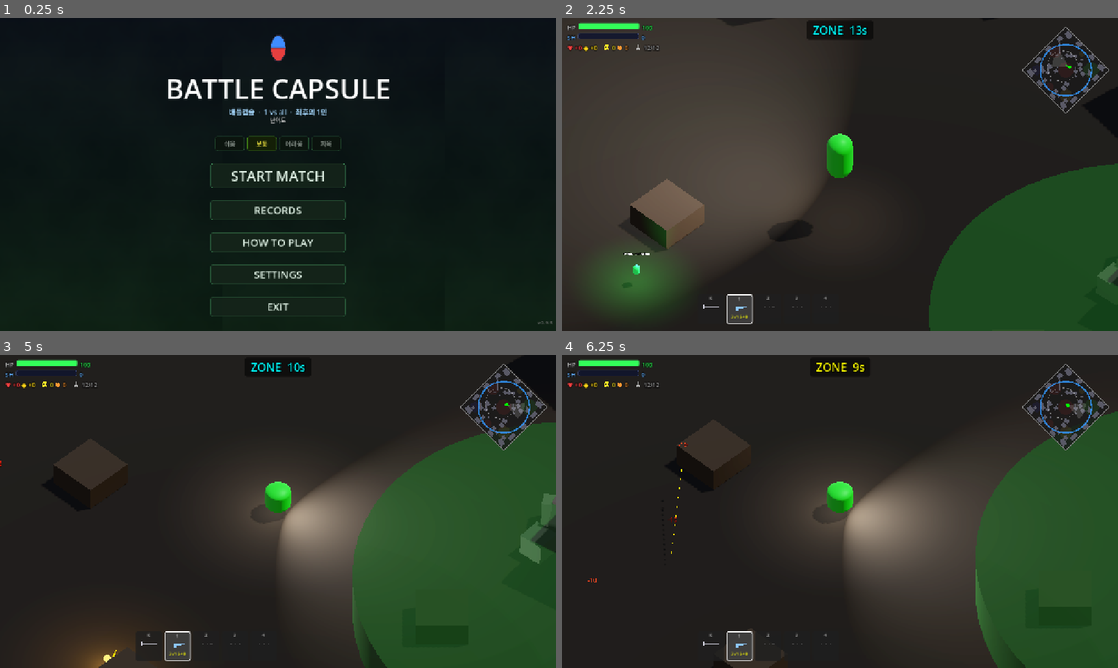
Above: before the commit, frames 1-4 (two rows, left to right).
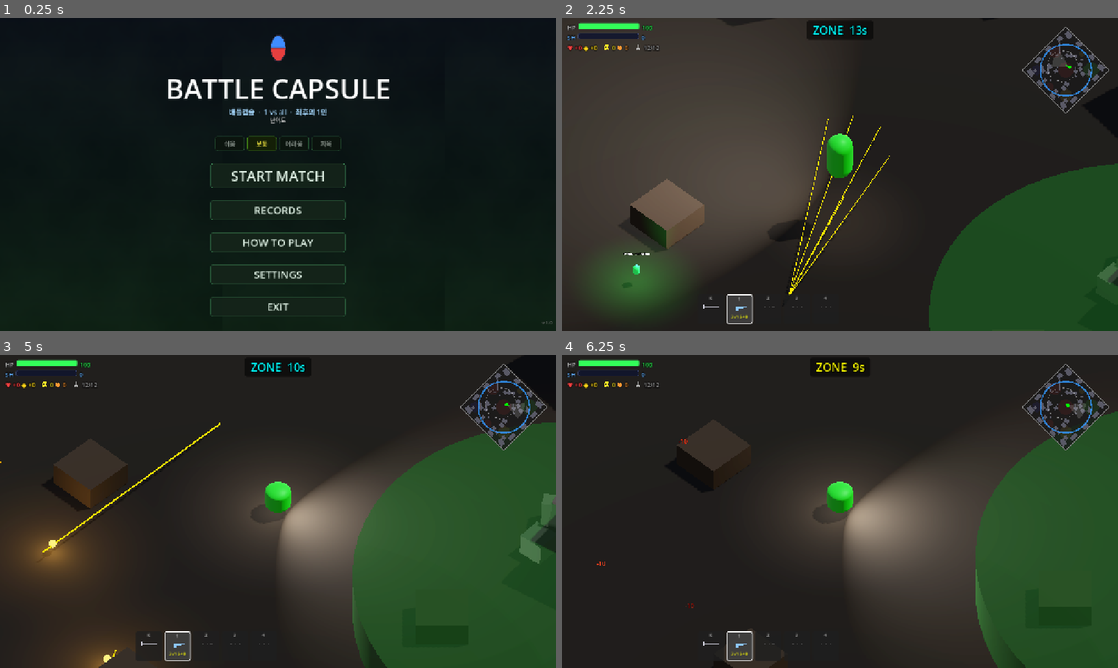
Above: after the commit, the same moments.

Repository: Kyulhee/battle-capsule
Game: Godot game, scene res://src/Main.tscn
The game is run twice, just before and just after one commit, with the same random seed, the same clock (stepped at 60 frames per second) and the same inputs.
Inputs (mouse positions are in pixels of both pictures, inside the frame that each line leads up to):
- Up to frame 1 (0.25 s): no input
- Up to frame 2 (2.25 s): click "START MATCH" at 0.5 s; tap Enter at 1.25 s; move the mouse to (962, 158) at 1.27 s; press the mouse at (962, 158) at 1.28 s; hold D (ui_right) 1.28-2.03 s; tap Space at 1.52 s; move the mouse to (728, 190) at 2.02 s; release the mouse at (728, 190) at 2.03 s; hold S (ui_down) from 2.03 s (still down); tap Q (heal) at 2.1 s
- Up to frame 3 (5 s): tap Space at 2.27, 3.77, 4.52 s; move the mouse to (333, 442) at 2.77 s; release S (ui_down) at 2.78 s; hold D (ui_right) 2.78-3.53 s; tap C at 2.85 s; move the mouse to (250, 574) at 3.52 s; hold W (ui_up) 3.53-4.28 s; tap 0 at 3.6 s; click (250, 574) at 3.67 s; move the mouse to (444, 558) at 4.27 s; hold A (ui_left) from 4.28 s (still down); tap 1 at 4.35 s
- Up to frame 4 (6.25 s): move the mouse to (673, 464) at 5.02 s; tap 2 at 5.1 s; tap Space at 5.27 s; move the mouse to (867, 511) at 5.77 s; release A (ui_left) at 5.78 s; hold S (ui_down) from 5.78 s (still down); tap 3 at 5.85 s; click (867, 511) at 5.92 s

The runs differ from the first frame. In frame 1, less than 0.1% of the frame differs, in the area x 96-100%, y 96-98%; in frame 2, 0.4%; in frame 3, 4.2%, in the area x 0-40%, y 21-99%; in frame 4, less than 0.1%.

Commit message:
feat: v1.0 — NavigationRegion3D + NavigationAgent3D 봇 pathfinding
- Main: _setup_navigation() 추가 — NavMesh(STATIC_COLLIDERS) 비동기 베이크
- Bot: NavigationAgent3D 동적 생성, _nav_move_toward() 헬퍼 추가
- CHASE/RECOVER patrol/ZONE_ESCAPE/DISENGAGE 이동을 navmesh 경로 추종으로 전환
- ZONE_ESCAPE thrash escalation 제거 (navmesh가 장애물 우회 처리)
- navmesh 미준비 시 _move_or_unstick fallback 유지

Co-Authored-By: Claude Sonnet 4.6 <noreply@anthropic.com>

Diff:
--- a/src/Main.gd
+++ b/src/Main.gd
@@ -87,6 +87,9 @@
 var map_spec: Resource = null
 @onready var world_builder = $WorldBuilder
 
+# Navigation
+var _nav_region: NavigationRegion3D = null
+
 # Dynamic Supply
 var supply_telegraphed: bool = false
 var supply_spawned: bool = false
@@ -108,6 +111,7 @@
 			if map_spec:
 				for poi in map_spec.pois:
 					loot_hotspots.append(Vector2(poi.pos[0], poi.pos[1]))
+			_setup_navigation()
 			start_game()
 			return
 
@@ -135,7 +139,7 @@
 		if world_builder:
 			print("[MAIN] Generating world via WorldBuilder...")
 			world_builder.generate_world(map_spec)
-
+		_setup_navigation()
 		loot_hotspots.clear()
 		for poi in map_spec.pois:
 			loot_hotspots.append(Vector2(poi.pos[0], poi.pos[1]))
@@ -514,6 +518,23 @@
 			# If res:// is read-only, try user://
 			img.save_png("user://" + file_name)
 			print("[MAIN] res:// write failed, saved to user://", file_name)
+
+func _setup_navigation():
+	var nav_mesh = NavigationMesh.new()
+	nav_mesh.geometry_parsed_geometry_type = NavigationMesh.PARSED_GEOMETRY_STATIC_COLLIDERS
+	nav_mesh.agent_height = 1.8
+	nav_mesh.agent_radius = 0.5
+	nav_mesh.agent_max_climb = 0.3
+	nav_mesh.agent_max_slope = 45.0
+	nav_mesh.cell_size = 0.3
+	nav_mesh.cell_height = 0.2
+	_nav_region = NavigationRegion3D.new()
+	_nav_region.name = "NavRegion"
+	_nav_region.navigation_mesh = nav_mesh
+	add_child(_nav_region)
+	_nav_region.bake_finished.connect(func(): print("[NAV] Bake complete"))
+	_nav_region.bake_navigation_mesh()
+	print("[NAV] Baking navigation mesh...")
 
 func _load_map_spec():
 	var file = FileAccess.open("res://data/mapSpec_example.json", FileAccess.READ)
--- a/src/Main.tscn
+++ b/src/Main.tscn
@@ -156,7 +156,7 @@
 	grow_vertical = 0
 	theme_override_font_sizes/font_size = 12
 	theme_override_colors/font_color = Color(0.45, 0.45, 0.45, 1)
-	text = "v0.9.5"
+	text = "v1.0"
 	horizontal_alignment = 2
 
 	[node name="ResultPanel" type="ColorRect" parent="CanvasLayer/Control"]
--- a/src/entities/bot/Bot.gd
+++ b/src/entities/bot/Bot.gd
@@ -69,6 +69,7 @@
 var _awareness_level: int = 0
 var _peripheral_scan_timer: float = 0.0
 var _combat_jump_timer: float = 0.0
+var _nav_agent: NavigationAgent3D = null
 
 @onready var ray_cast = $RayCast3D
 
@@ -87,6 +88,11 @@
 	_state_label.position = Vector3(0, 2.4, 0)
 	_state_label.visible = false
 	add_child(_state_label)
+	_nav_agent = NavigationAgent3D.new()
+	_nav_agent.path_desired_distance = 0.5
+	_nav_agent.target_desired_distance = 1.5
+	_nav_agent.avoidance_enabled = false
+	add_child(_nav_agent)
 	await get_tree().create_timer(randf_range(0.05, 0.2)).timeout
 	if ray_cast:
 		ray_cast.enabled = true
@@ -196,6 +202,22 @@
 		handle_movement(_stuck_override_dir, delta, should_rotate)
 	else:
 		handle_movement(desired_dir, delta, should_rotate)
+
+# Navigate to target_pos via navmesh. Falls back to direct _move_or_unstick if no path.
+func _nav_move_toward(target_pos: Vector3, delta: float, should_rotate: bool = true):
+	var fallback = target_pos - global_position
+	fallback.y = 0
+	if fallback.length() < 0.05: return
+	if _nav_agent:
+		_nav_agent.set_target_position(target_pos)
+		if not _nav_agent.is_navigation_finished():
+			var next_pos = _nav_agent.get_next_path_position()
+			var nav_dir = next_pos - global_position
+			nav_dir.y = 0
+			if nav_dir.length() > 0.05:
+				handle_movement(nav_dir.normalized(), delta, should_rotate)
+				return
+	_move_or_unstick(fallback.normalized(), delta, should_rotate)
 
 # ─── PREFERRED ENGAGEMENT RANGE ──────────────────────────────────────────────
 func _get_preferred_range() -> float:
@@ -285,7 +307,7 @@
 				change_state(State.IDLE)
 			return
 		if dist > 2.5:
-			_move_or_unstick(dir, delta, false)
+			_nav_move_toward(target_actor.global_position, delta, false)
 		else:
 			if target_actor.has_method("collect"):
 				target_actor.collect(self)
@@ -294,7 +316,7 @@
 					if has_node("/root/Telemetry"): get_node("/root/Telemetry").log_tactics("recovery_success")
 			target_actor = null; is_targeting_loot = false; _recovering = false; change_state(State.IDLE)
 	else:
-		_move_or_unstick(dir, delta, false)
+		_nav_move_toward(target_actor.global_position, delta, false)
 
 func handle_attack_state(delta):
 	if not _is_target_valid(target_actor):
@@ -446,9 +468,7 @@
 
 		var dist_to_patrol = global_position.distance_to(patrol_target)
 		if dist_to_patrol > 2.5:
-			var dir = (patrol_target - global_position).normalized()
-			dir.y = 0
-			_move_or_unstick(dir, delta, true)
+			_nav_move_toward(patrol_target, delta, true)
 		else:
 			patrol_target = _pick_patrol_target()
 
@@ -463,21 +483,9 @@
 	var zone_c = main.current_zone_center
 	var self_2d = Vector2(global_position.x, global_position.z)
 	if self_2d.distance_to(zone_c) < main.current_zone_radius * 0.75:
-		change_state(State.IDLE)
-		return
-	# When the standard stuck override fires, replace its perpendicular dir with a
-	# zone-directed wall-slide so the bot drifts sideways AND toward center.
-	if _stuck_override_timer > 0.0:
-		_stuck_override_dir = _sample_zone_escape_dir(zone_c)
-	elif state_timer > 3.0 and _zone_thrash_cooldown <= 0.0:
-		# Escalation: still outside after 3 s → inject a random burst every ~4 s
-		# to break out of corner traps that angular sampling alone can't solve.
-		_stuck_override_dir = Vector3(randf_range(-1.0, 1.0), 0, randf_range(-1.0, 1.0)).normalized()
-		_stuck_override_timer = 2.0
-		_stuck_timer = 0.0
-		_zone_thrash_cooldown = 4.0
-	var to_center = Vector3(zone_c.x - global_position.x, 0, zone_c.y - global_position.z).normalized()
-	_move_or_unstick(to_center, delta, true)
+		change_state(State.IDLE); return
+	var zone_center_3d = Vector3(zone_c.x, global_position.y, zone_c.y)
+	_nav_move_toward(zone_center_3d, delta, true)
 
 func _sample_zone_escape_dir(zone_c: Vector2) -> Vector3:
 	var to_center = Vector3(zone_c.x - global_position.x, 0, zone_c.y - global_position.z).normalized()
@@ -521,11 +529,8 @@
 		_disengage_cover = _find_cover_point(nearest_threat.global_position)
 
 	if _disengage_cover != Vector3.ZERO:
-		var dir = (_disengage_cover - global_position).normalized()
-		dir.y = 0
-		_move_or_unstick(dir, delta, true)
+		_nav_move_toward(_disengage_cover, delta, true)
 	else:
-		# No cover found — fall back on scatter direction
 		_move_or_unstick(_scatter_dir_from(nearest_threat.global_position), delta, true)
 
 # ─── STATE INDICATOR ─────────────────────────────────────────────────────────
Not shown, changed: export_presets.cfg
Not shown, changed: CLAUDE.md
Not shown, changed: docs/DEVLOG.md
Not shown, changed: docs/MASTERPLAN.md
